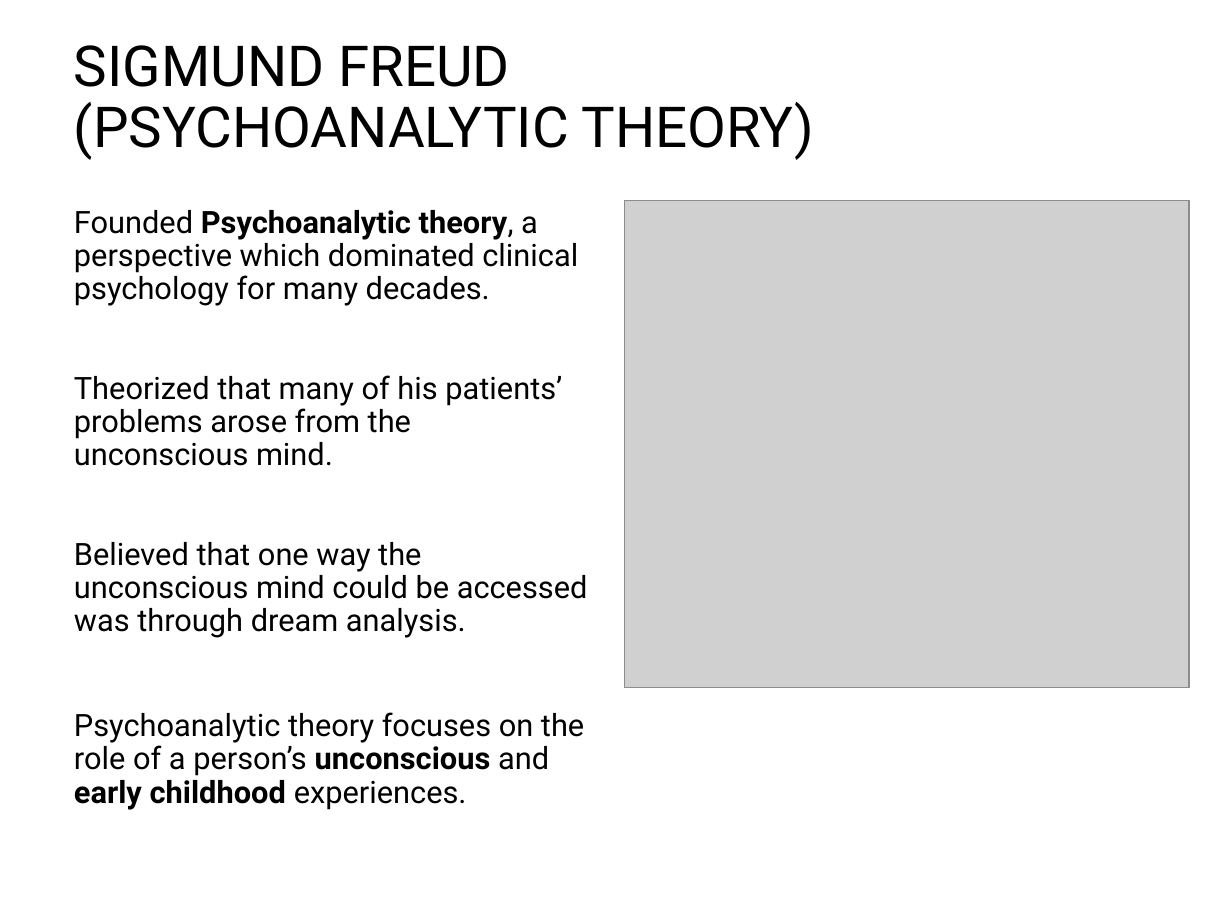
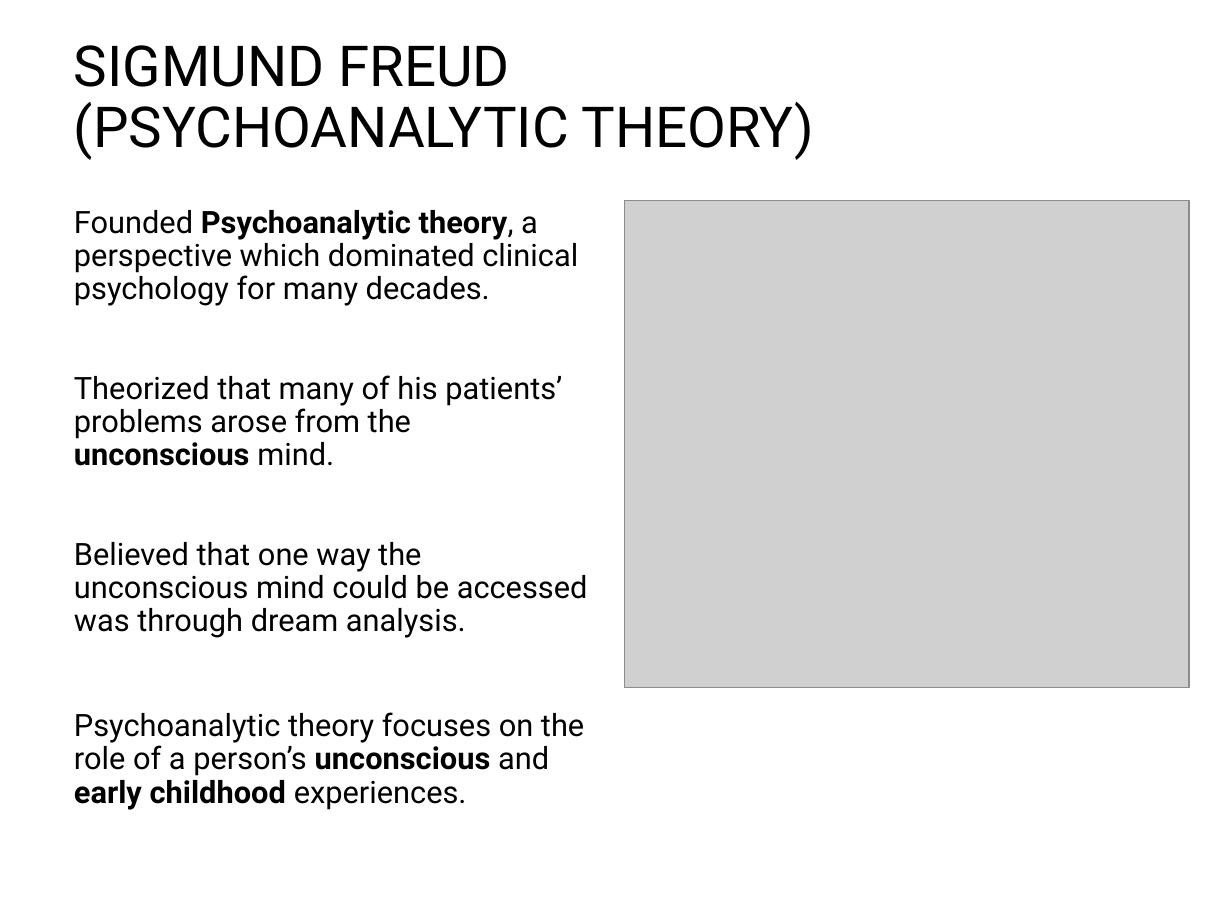
Before and after one commit to npm27/Teaching-Materials, a slide deck: slide 6 of Gen Psych II/Slides/1 History of Psych.pptx. Drawn at 1232x924 pixels with LibreOffice and Linux fonts; fonts in the diff are those of the drawing; grey boxes stand for pictures. Boxes give left, top, right and bottom in pixels: in the first picture for what was removed or moved away, otherwise in the second. Text is boxed around its words. In the diff, an @@ line names an element or a change of style, - is before the commit and + after.

```diff
--- a/Gen Psych II/Slides/1 History of Psych.pptx
+++ b/Gen Psych II/Slides/1 History of Psych.pptx
@@ text at (74,375,562,466): bold on in "unconscious" @@
```
Also in this commit, not shown: 4 other slides changed.
